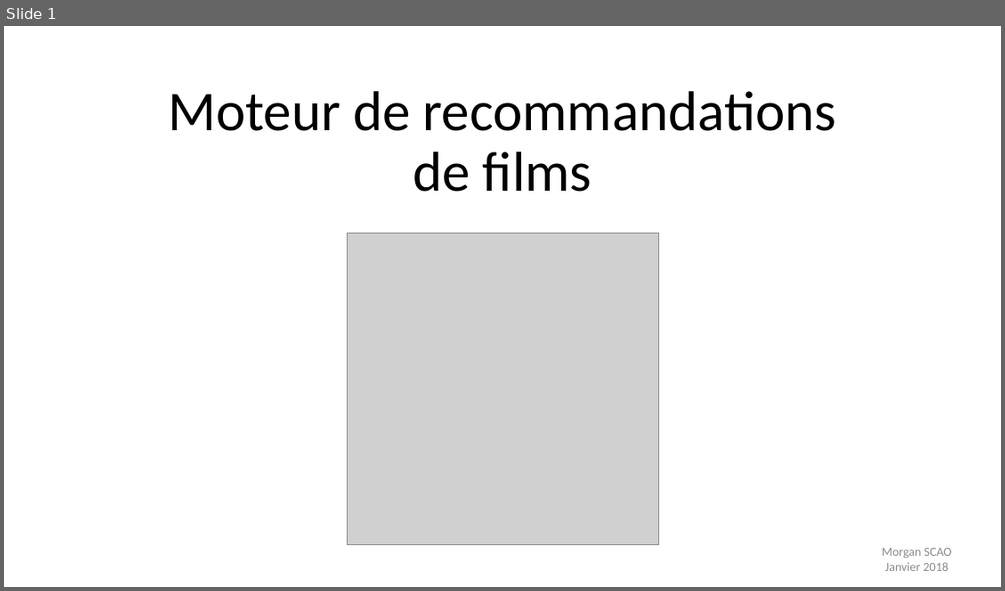
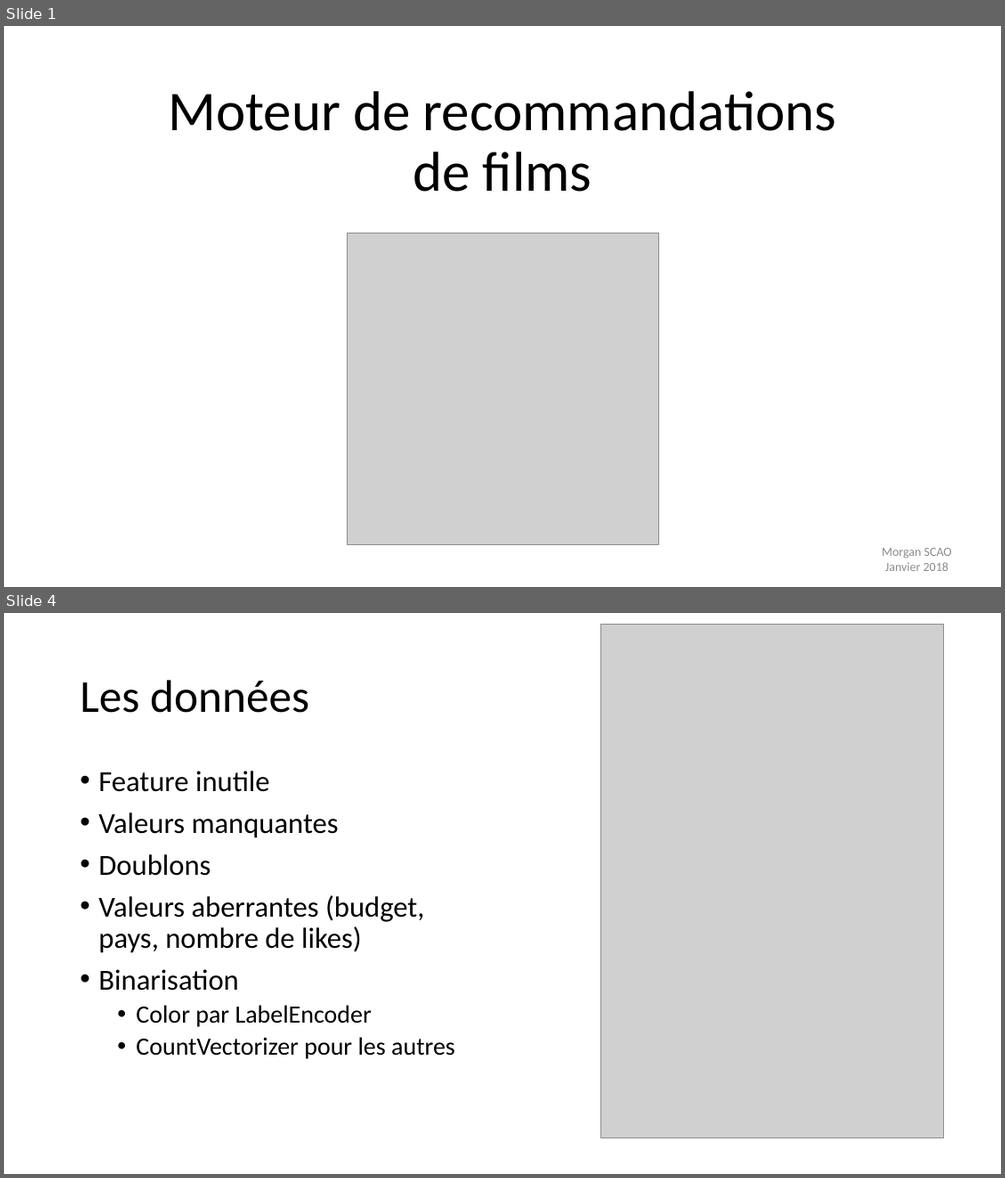
Before and after one commit to morganscao/Projet3, a slide deck: Rapport/Moteur de recommandations de films.pptx. Shown one above the other, each under a label of ours: slide 1 before the commit, slides 1 and 4 after it; the slides between them are not shown. The pictures are 1005x591 and 1005x1178 pixels, drawn with LibreOffice and Linux fonts; fonts in the diff are those of the drawing; grey boxes stand for pictures. Boxes give left, top, right and bottom in pixels: in the first picture for what was removed or moved away, otherwise in the second. Text is boxed around its words. In the diff, an @@ line names an element or a change of style, - is before the commit and + after.

```diff
--- a/Rapport/Moteur de recommandations de films.pptx
+++ b/Rapport/Moteur de recommandations de films.pptx
@@ slide 4 added at bbox=[4, 613, 1001, 1174], background #FFFFFF @@
@@ picture added at bbox=[600, 625, 944, 1137] @@
@@ title added at bbox=[80, 680, 309, 713], 44 pt, text #000000 @@
+Les données
@@ text added at bbox=[98, 771, 455, 1059], 28 pt, text #000000 @@
+• Feature inutile
+• Valeurs manquantes
+• Doublons
+• Valeurs aberrantes (budget, pays, nombre de likes)
+• Binarisation
+  • Color par LabelEncoder
+  • CountVectorizer pour les autres
```
Also in this commit, not shown: 9 slides changed, 2 slides removed, 1 other file.
